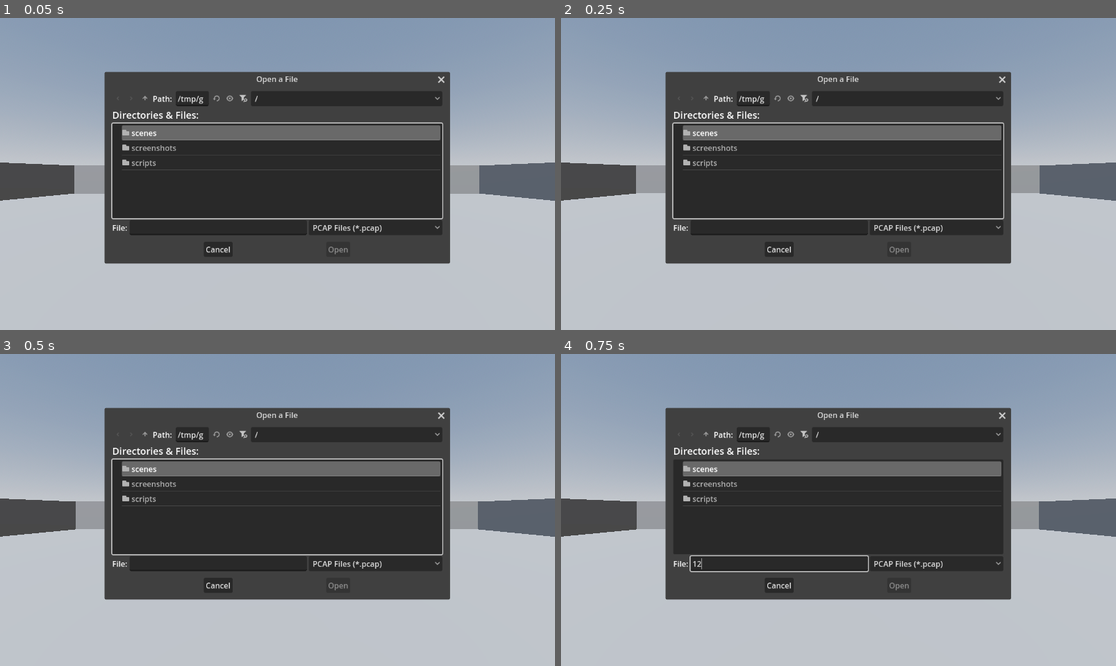
Above: before the commit, frames 1-4 (two rows, left to right).
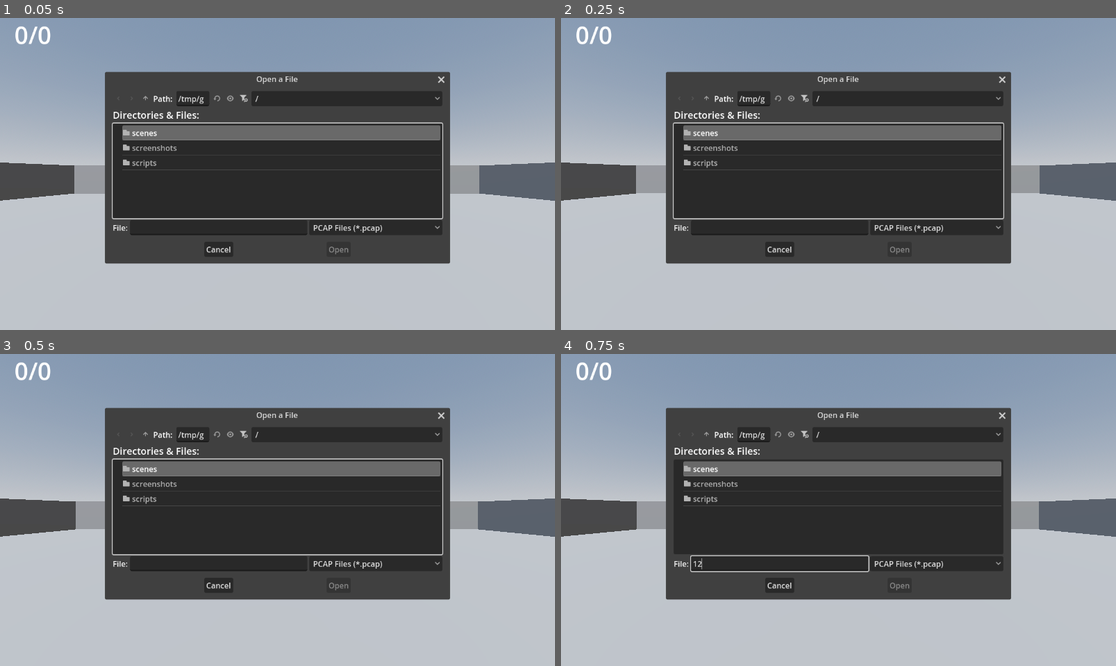
Above: after the commit, the same moments.

Repository: Arcnilya/vrshark
Game: Godot game, scene res://scenes/world.tscn
Two runs of this game, one before a commit and one after it. Both use one fixed random seed, a clock stepped at 60 frames per second and the inputs below.
Inputs (mouse positions are in pixels of both pictures, inside the frame that each line leads up to):
- Up to frame 1 (0.05 s): no input
- Up to frame 2 (0.25 s): no input
- Up to frame 3 (0.5 s): no input
- Up to frame 4 (0.75 s): click (777, 563) at 0.52 s; type "12" at 0.6 s

The runs differ from the first frame. In frame 1, 1.0% of the frame differs, in the area x 2-69%, y 2-79%; in frame 2, 1.0%; in frame 3, 1.0%; in frame 4, 1.0%.

Commit message:
Added HUD

Diff:
--- a/scenes/world.tscn
+++ b/scenes/world.tscn
@@ -10,6 +10,15 @@
 
 [node name="world" type="Node3D"]
 script = ExtResource("1_4wyf3")
+
+[node name="HUD" type="CanvasLayer" parent="."]
+
+[node name="Index" type="Label" parent="HUD"]
+offset_left = 30.0
+offset_right = 320.0
+offset_bottom = 108.0
+theme_override_font_sizes/font_size = 50
+text = "Foo"
 
 [node name="FileDialog" type="FileDialog" parent="."]
 title = "Open a File"
--- a/scripts/world.gd
+++ b/scripts/world.gd
@@ -28,6 +28,8 @@
 	spawn_hosts()
 
 func _process(delta: float) -> void:
+	var hud_index = get_node("HUD/Index")
+	hud_index.text = "%s/%s" % [current_index+1, packet_reader.packets.size()]
 	if Input.is_action_just_pressed("step_forward"):
 		is_reversed = false
 		emit_signal("reverse_changed", is_reversed)
@@ -63,11 +65,13 @@
 		current_index -= 1
 		if current_index < 0:
 			print("Playback complete, reached start")
+			current_index = -1
 			return
 	else:
 		current_index += 1
 		if current_index >= packet_reader.packets.size():
 			print("Playback complete, reached end")
+			current_index = packet_reader.packets.size()-1
 			return
 
 	var pkt = packet_reader.packets[current_index]
Not shown, changed: README.md
